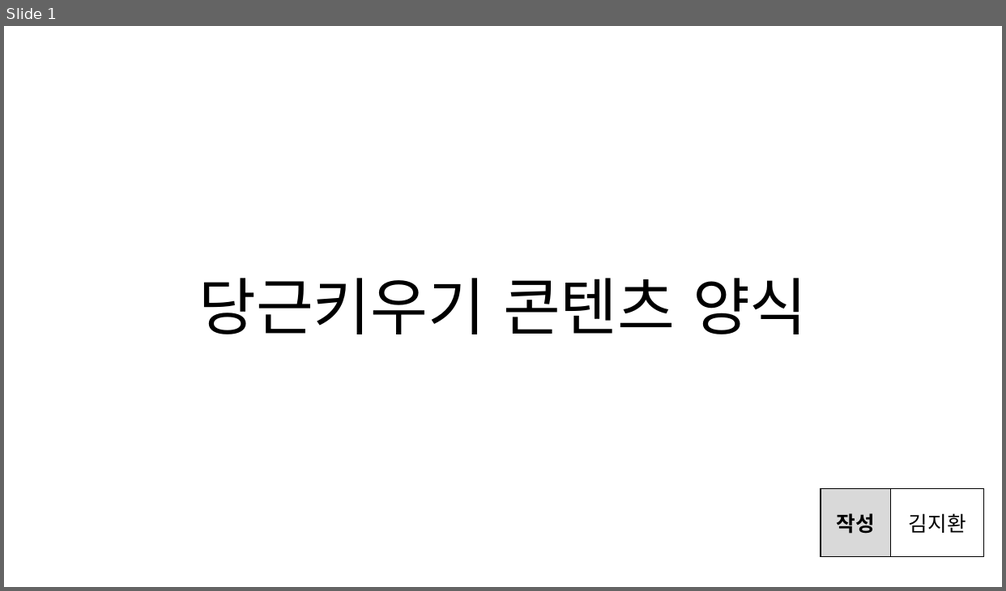
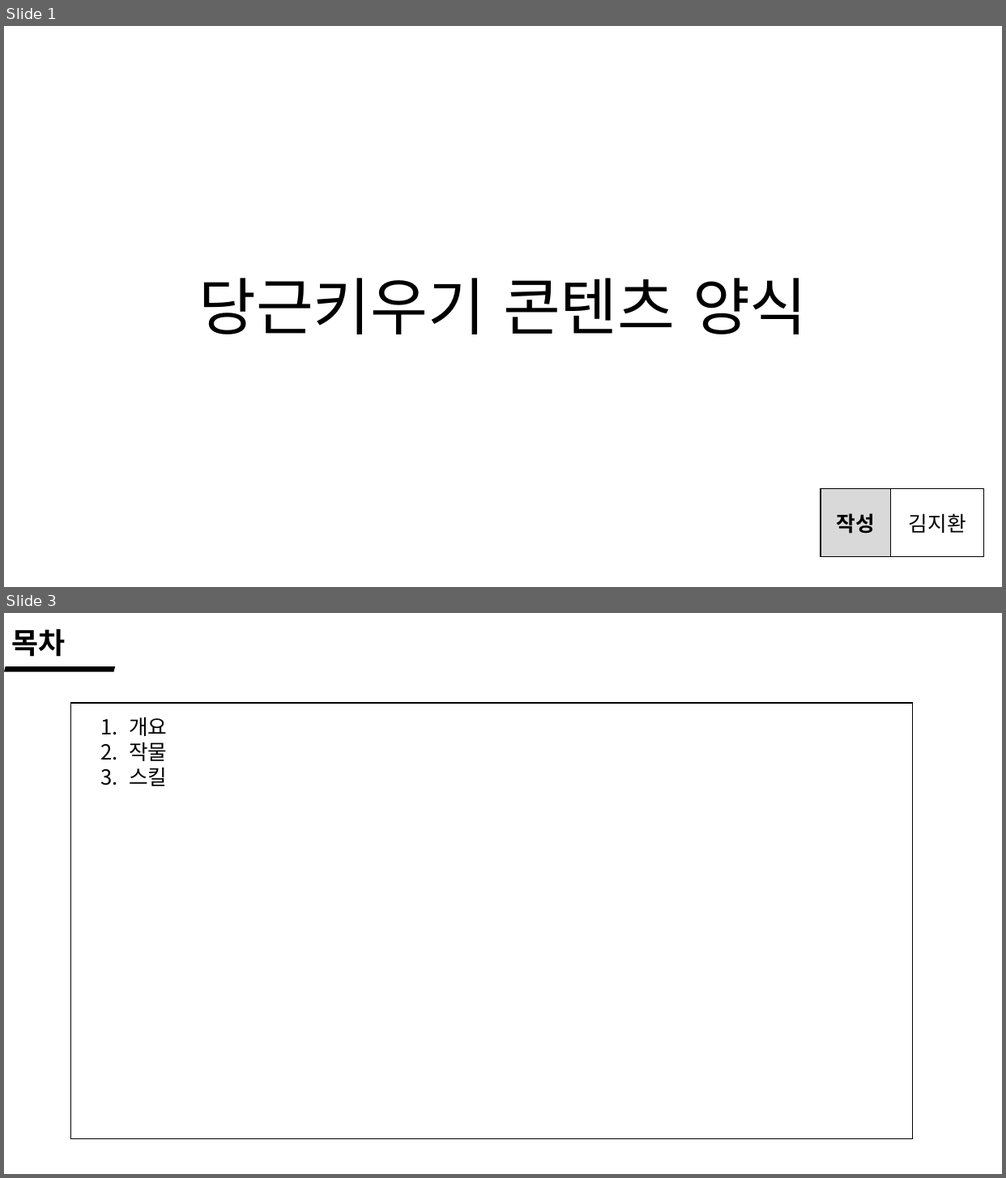
Before and after one commit to wlrud753/CarryCarrot, a slide deck: 기획서/당근키우기 콘텐츠 양식.pptx. Shown one above the other, each under a label of ours: slide 1 before the commit, slides 1 and 3 after it; the slides between them are not shown. The pictures are 1006x591 and 1006x1178 pixels, drawn with LibreOffice and Linux fonts; fonts in the diff are those of the drawing. Boxes give left, top, right and bottom in pixels: in the first picture for what was removed or moved away, otherwise in the second. Text is boxed around its words. In the diff, an @@ line names an element or a change of style, - is before the commit and + after.

Commit message:
콘텐츠 수정(스킬 추가 및 양식 변경)

```diff
--- a/기획서/당근키우기 콘텐츠 양식.pptx
+++ b/기획서/당근키우기 콘텐츠 양식.pptx
@@ slide 3 added at (x1=4, y1=613, x2=1002, y2=1174), background #FFFFFF @@
@@ text added at (x1=11, y1=629, x2=65, y2=657), 28 pt, text #000000, bold @@
+목차
@@ parallelogram added at (x1=4, y1=667, x2=115, y2=672), fill #000000 @@
@@ rectangle added at (x1=70, y1=703, x2=913, y2=1139), outline #000000 1 pt @@
@@ text added at (x1=129, y1=717, x2=167, y2=786), 20 pt, text #000000 @@
+1. 개요
+2. 작물
+3. 스킬
```
Also in this commit, not shown: 4 slides changed, 1 other slide added, 1 other file.
